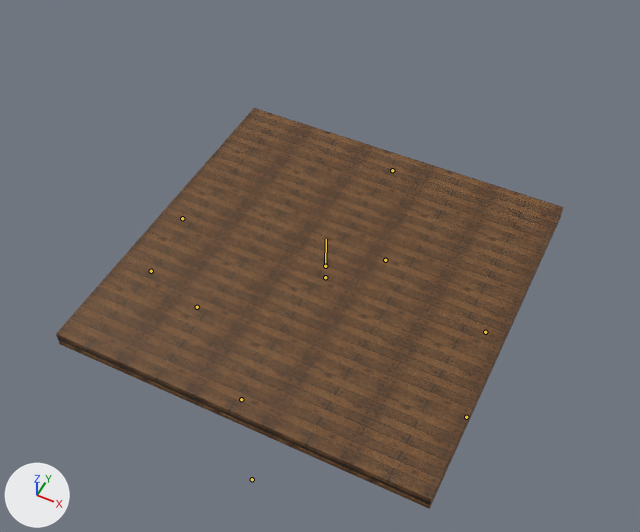
Two versions of the FBX model Assets/Models/Walls/Livingroom_Base_Z.fbx, one commit apart.
The view is the same before and after, from a 50 mm camera at (6.54, -13.41, 16.69) aimed at (-0.48, 0.64, -0.86). Every picture has the same lights, and +X, +Y and +Z are marked at lower left. The first picture is the older version. Both versions are drawn at frame 45 of the action 'Livingroom_COME2'; the numbers are the values there. The bones that change, and the others that lie on the model, are drawn over the model as lines.

Objects in the first picture: 'Livingroom_Base_Z'.
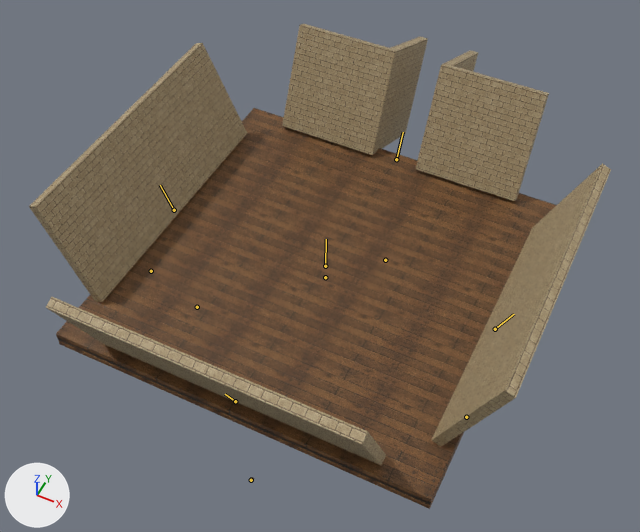
Location of each change, (x1, y1, x2, y2) in pixels of the pictures (640 x 532 px):
'Livingroom_Base_Z', posed (15% wider, 21% taller)
    before: (56, 108, 564, 509)
    after: (29, 24, 611, 509)
bone 'Rooftop_LivingRoom', root to tip
    before: (252, 479) to (252, 479)
    after: (251, 480) to (251, 479)
bone 'Wall_01', root to tip
    before: (182, 218) to (182, 219)
    after: (174, 210) to (160, 185)
bone 'Wall_02', root to tip
    before: (392, 170) to (392, 171)
    after: (396, 159) to (403, 132)
bone 'Wall_03', root to tip
    before: (485, 332) to (485, 332)
    after: (495, 329) to (514, 314)
bone 'Wall_04', root to tip
    before: (241, 399) to (241, 400)
    after: (235, 401) to (225, 394)

The change, as a diff of the scene's bpy script:
```diff
--- a/Assets/Models/Walls/Livingroom_Base_Z.fbx.py
+++ b/Assets/Models/Walls/Livingroom_Base_Z.fbx.py
@@ bone_rooftop_livingroom @@
 bone_rooftop_livingroom = bpy.data.objects['Livingroom_Base_Z_Armature'].pose.bones['Rooftop_LivingRoom']  # child of 'Wall_08'
-bone_rooftop_livingroom.location = (0.0, -6.67, -6.14)
-bone_rooftop_livingroom.scale = (0.37, 0.37, 0.37)
+bone_rooftop_livingroom.location = (0.0, 0.0, 0.0)
+bone_rooftop_livingroom.scale = (1.0, 1.0, 1.0)
@@ bone_wall_01 @@
 bone_wall_01 = bpy.data.objects['Livingroom_Base_Z_Armature'].pose.bones['Wall_01']
-bone_wall_01.location = (0.0, -0.2, 0.0)
-bone_wall_01.rotation_quaternion = (1.0, 0.0, 0.0, 0.0)  # degrees (0, 0, 0)
-bone_wall_01.scale = (0.01, 0.01, 0.01)
+bone_wall_01.location = (0.0, -0.42, 0.23)
+bone_wall_01.rotation_quaternion = (0.208, 0.978, 0.0, 0.0)  # degrees (156, 0, 0)
+bone_wall_01.scale = (0.83, 0.83, 0.83)
@@ bone_wall_02 @@
 bone_wall_02 = bpy.data.objects['Livingroom_Base_Z_Armature'].pose.bones['Wall_02']
-bone_wall_02.location = (0.0, -0.2, 0.0)
-bone_wall_02.rotation_quaternion = (1.0, 0.0, 0.0, 0.0)  # degrees (0, 0, 0)
-bone_wall_02.scale = (0.01, 0.01, 0.01)
+bone_wall_02.location = (0.23, -0.42, 0.0)
+bone_wall_02.rotation_quaternion = (0.208, 0.0, 0.0, -0.978)  # degrees (0, 0, -156)
+bone_wall_02.scale = (0.83, 0.83, 0.83)
@@ bone_wall_03 @@
 bone_wall_03 = bpy.data.objects['Livingroom_Base_Z_Armature'].pose.bones['Wall_03']
-bone_wall_03.location = (0.0, -0.2, 0.0)
-bone_wall_03.rotation_quaternion = (1.0, 0.0, 0.0, 0.0)  # degrees (0, 0, 0)
-bone_wall_03.scale = (0.01, 0.01, 0.01)
+bone_wall_03.location = (0.0, -0.42, -0.2)
+bone_wall_03.rotation_quaternion = (0.208, -0.978, 0.0, 0.0)  # degrees (-156, 0, 0)
+bone_wall_03.scale = (0.83, 0.83, 0.83)
@@ bone_wall_04 @@
 bone_wall_04 = bpy.data.objects['Livingroom_Base_Z_Armature'].pose.bones['Wall_04']
-bone_wall_04.location = (0.0, -0.2, 0.0)
-bone_wall_04.rotation_quaternion = (1.0, 0.0, 0.0, 0.0)  # degrees (0, 0, 0)
-bone_wall_04.scale = (0.01, 0.01, 0.01)
+bone_wall_04.location = (-0.23, -0.42, 0.0)
+bone_wall_04.rotation_quaternion = (0.208, 0.0, 0.0, 0.978)  # degrees (0, 0, 156)
+bone_wall_04.scale = (0.83, 0.83, 0.83)
```
